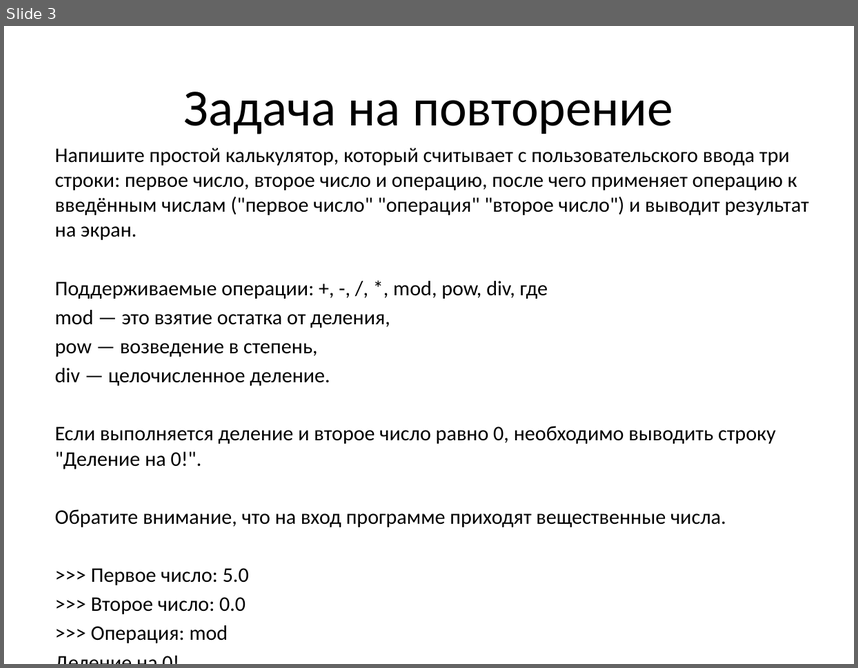
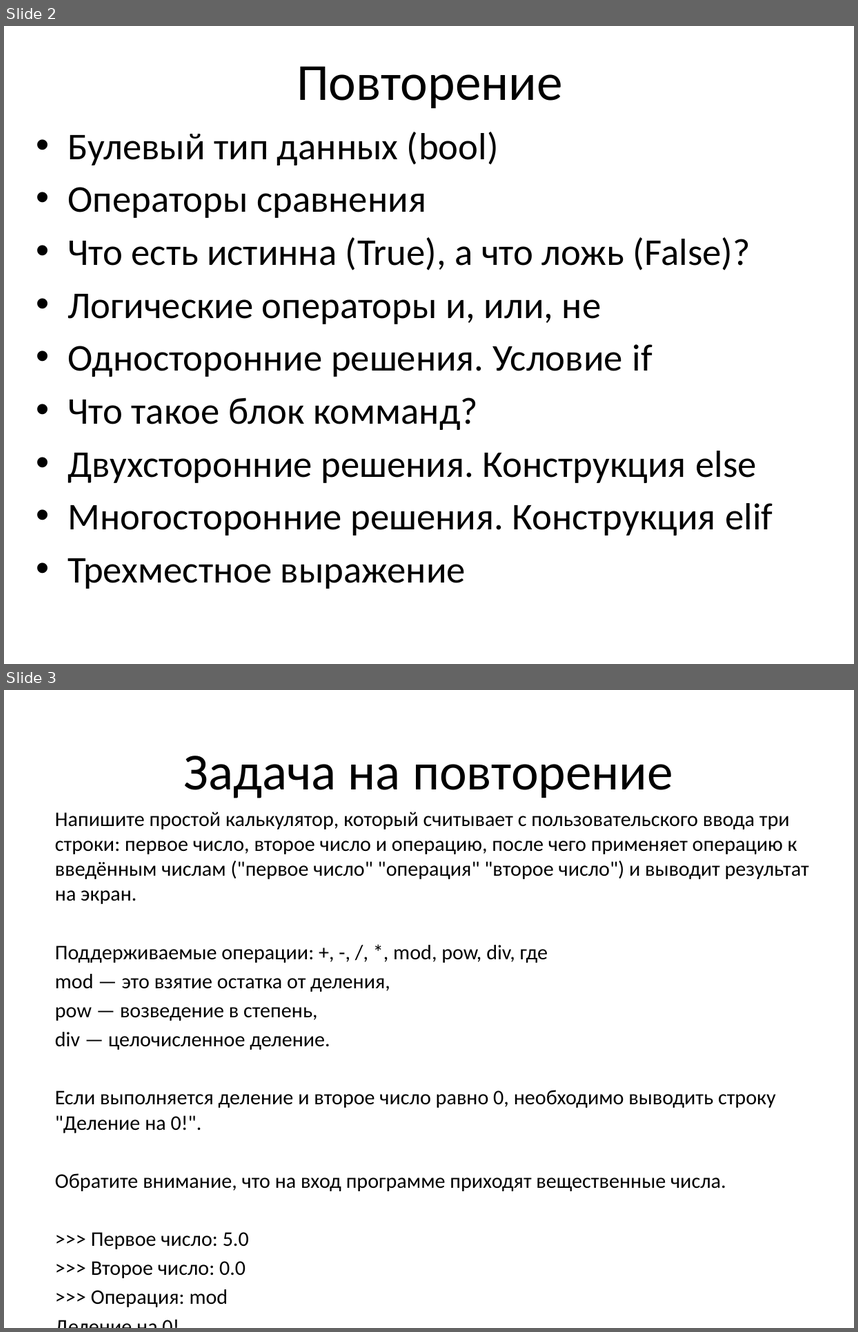
Before and after one commit to maxchv/LearnPython, a slide deck: week02/04.Loops.pptx. Shown one above the other, each under a label of ours: slide 3 before the commit, slides 2 and 3 after it. The pictures are 858x668 and 858x1332 pixels, drawn with LibreOffice and Linux fonts; fonts in the diff are those of the drawing. Boxes give left, top, right and bottom in pixels: in the first picture for what was removed or moved away, otherwise in the second. Text is boxed around its words. In the diff, an @@ line names an element or a change of style, - is before the commit and + after.

```diff
--- a/week02/04.Loops.pptx
+++ b/week02/04.Loops.pptx
@@ slide 2 added at bbox=[4, 26, 854, 664], background #FFFFFF @@
@@ title added at bbox=[297, 66, 563, 108], 44 pt, text #000000 @@
+Повторение
@@ text added at bbox=[67, 132, 773, 588], 32 pt, text #000000 @@
+• Булевый тип данных (bool)
+• Операторы сравнения
+• Что есть истинна (True), а что ложь (False)?
+• Логические операторы и, или, не
+• Односторонние решения. Условие if
+• Что такое блок комманд?
+• Двухсторонние решения. Конструкция else
+• Многосторонние решения. Конструкция elif
+• Трехместное выражение
```
Also in this commit, not shown: 12 slides changed, 7 other slides added, 1 slide removed, 8 other files.
